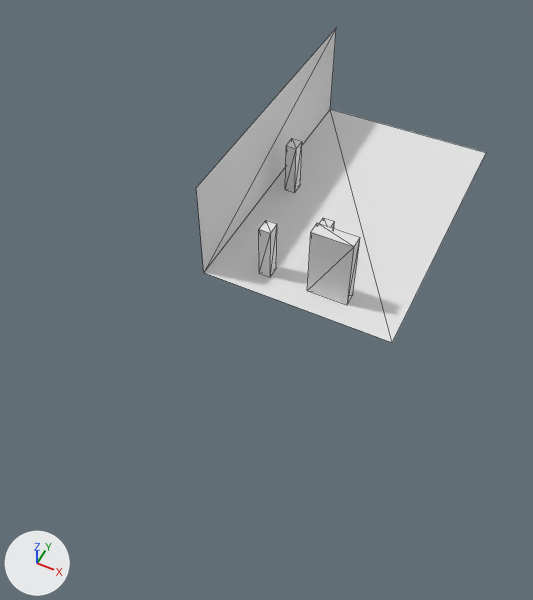
The COLLADA model webapp/public/vl/valter-navigation-ann/scene/valter-navigation-ann.dae: old version first, new version second.
Before and after are seen from a 50 mm camera at (4.67, -14.82, 13.38) aimed at (-0.52, -4.45, 0.41). The lights are fixed; the arrows at lower left show +X, +Y and +Z. Mesh edges are drawn as thin lines.
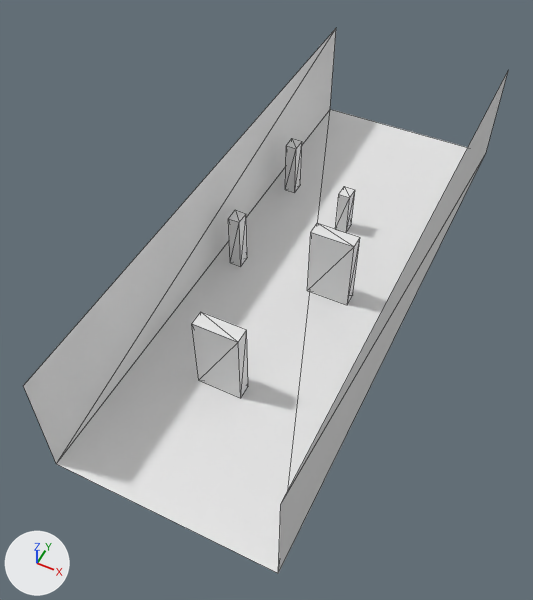
Commit message: Valter nav ANN

Where the newer file only moved an object's origin or applied its transform, the numbers keep the older frame.

What changed in the scene script:
```text
Change me_plane:
    where me_plane.from_pydata(...)  # 4 vertices, 2 faces; spans x -2.5..2.5, y -4.0..4.0, z 0.0
    used by ob_floor; location = (0.0, 0.0, 0.0)
    me_plane part 1
    me_plane.vertices[0].co: (-2.5, -4.0, 0.0) -> (-2.5, -10.0, 0.0)  # pixel (203, 272) -> pixel (56, 463)
    me_plane.vertices[1].co: (2.5, -4.0, 0.0) -> (2.5, -10.0, 0.0)  # pixel (392, 342) -> pixel (278, 573)
Change me_plane_001:
    where me_plane_001.from_pydata(...)  # 4 vertices, 2 faces; spans x -2.5, y -4.0..4.0, z 0.0..2.73
    used by ob_rwall; location = (0.0, 0.0, 0.0)
    me_plane_001 part 2
    me_plane_001.vertices[2].co: (-2.5, -4.0, 0.0) -> (-2.5, -10.0, 0.0)  # pixel (203, 272) -> pixel (56, 463)
    me_plane_001.vertices[3].co: (-2.5, -4.0, 2.73) -> (-2.5, -10.0, 2.73)  # pixel (196, 187) -> pixel (23, 385)
Add me_plane_002:
    me_plane_002.from_pydata([(0.0, -10.0, 0.0), (0.0, -10.0, 2.73), (0.0, 4.0, 0.0), (0.0, 4.0, 2.73)], [], [(1, 2, 0), (1, 3, 2)])
Change ob_cube3:
    ob_cube3: bpy.data.objects.new('Cube3', me_cube3) -> bpy.data.objects.new('Cube3', me_cube2)
Change ob_cube4:
    ob_cube4: bpy.data.objects.new('Cube4', me_cube2_001) -> bpy.data.objects.new('Cube4', me_cube3)
Add ob_cube5:
    ob_cube5 = bpy.data.objects.new('Cube5', me_cube3.copy())  # the mesh of ob_cube3
    ob_cube5.location = (-0.43, -6.74, 0.0)
Add ob_lwall:
    ob_lwall = bpy.data.objects.new('lWall', me_plane_002)
    ob_lwall.location = (2.5, 0.0, 0.0)
```

Changed parts and their boxes (x1, y1, x2, y2) in the pictures (533 x 600 px):
'floor', reshaped (46% wider, 99% taller)
    before: (204, 109, 486, 342)
    after: (57, 109, 468, 573)
'rWall', reshaped (123% wider, 79% taller)
    before: (196, 29, 336, 272)
    after: (23, 29, 336, 464)
'lWall', added
    after: (278, 72, 508, 573)
'Cube3', reshaped (63% narrower, 31% shorter)
    before: (307, 223, 360, 305)
    after: (228, 210, 247, 266)
'Cube4', reshaped (200% wider, 51% taller)
    before: (285, 139, 302, 193)
    after: (307, 223, 360, 305)
'Cube5', added
    after: (192, 312, 248, 398)
